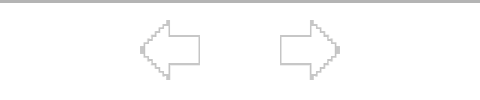
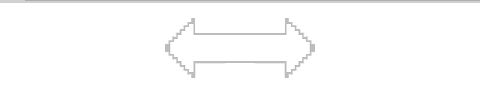
Layered file, before and after one edit (480px x 100px). Changes by layer:
"Layer 4 copy": opacity 60% → 70%, painted on it over [0, 0, 480, 80]
removed layer "Layer 4" (was 60%) over [280, 20, 340, 80]
